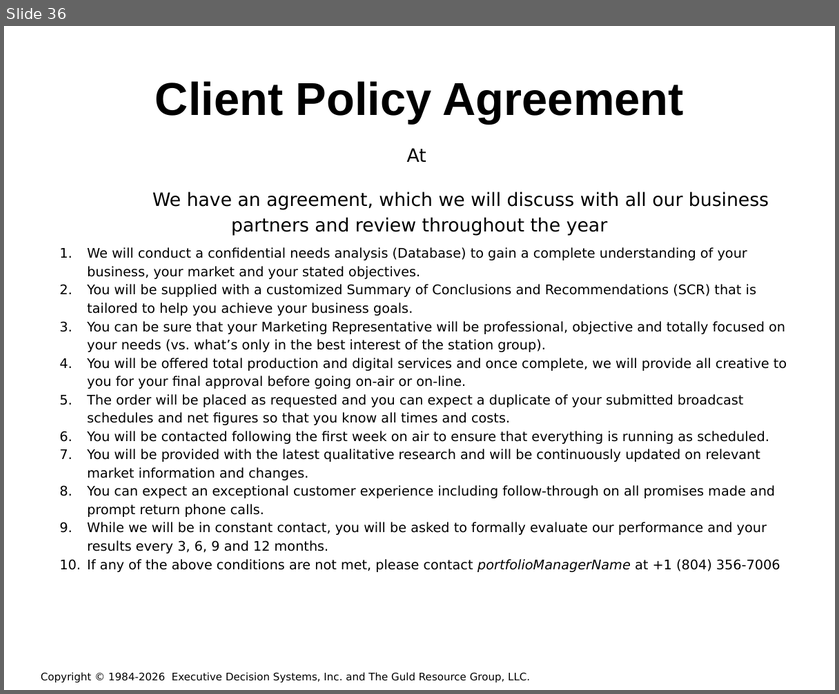
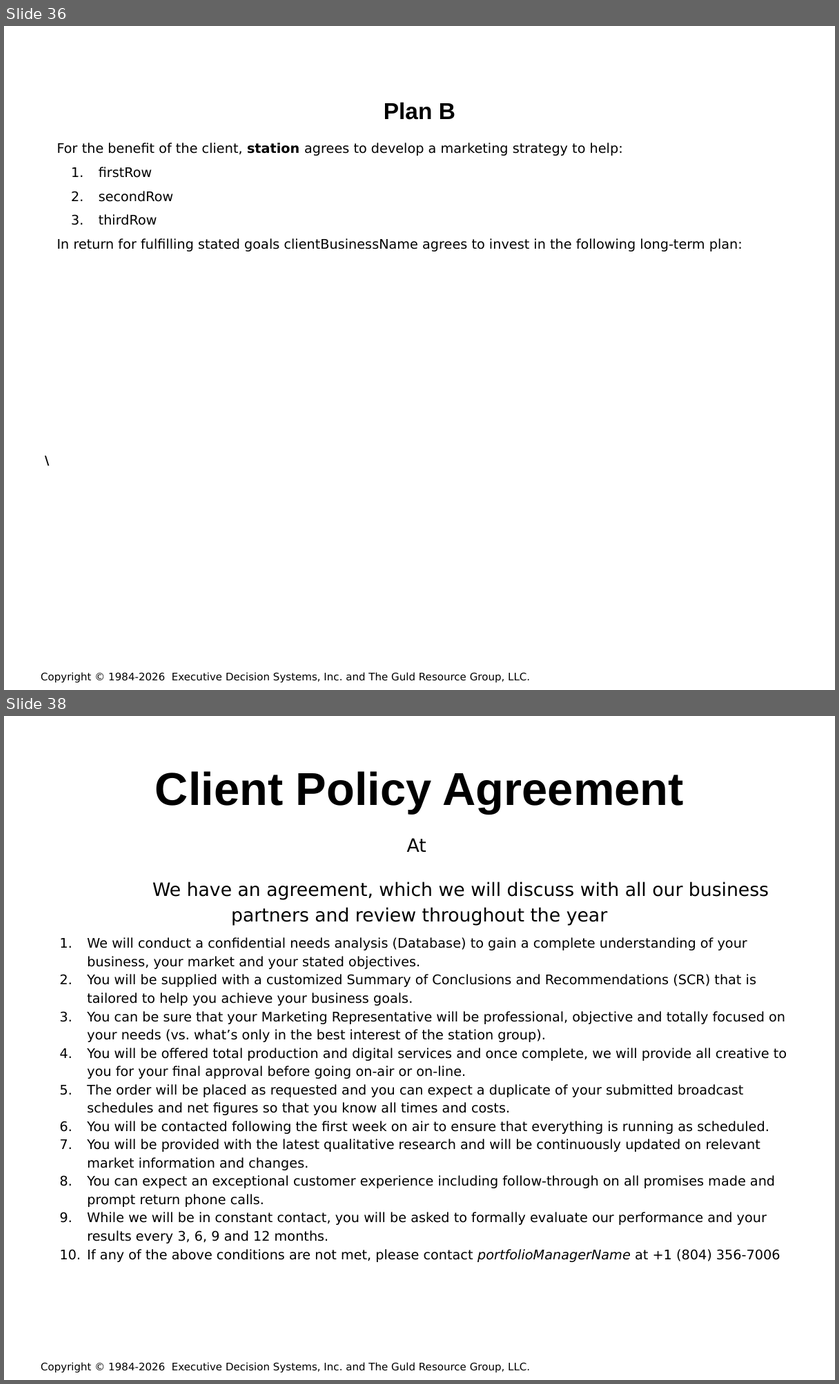
Before and after one commit to hintonandrew510/wizardfrontend, a slide deck: mavenprojectSCR/src/main/resources/powerpointtemplate/tvTemplate.pptx. Shown one above the other, each under a label of ours: slide 36 before the commit, slides 36 and 38 after it; the slides between them are not shown. The pictures are 839x694 and 839x1384 pixels, drawn with LibreOffice and Linux fonts; fonts in the diff are those of the drawing; background and template pictures are left out. Boxes give left, top, right and bottom in pixels: in the first picture for what was removed or moved away, otherwise in the second. Text is boxed around its words. In the diff, an @@ line names an element or a change of style, - is before the commit and + after.

```diff
--- a/mavenprojectSCR/src/main/resources/powerpointtemplate/tvTemplate.pptx
+++ b/mavenprojectSCR/src/main/resources/powerpointtemplate/tvTemplate.pptx
@@ slide 36 added at (x1=4, y1=26, x2=835, y2=690), background picture (left out); not listed: 1 template element that a slide beside it also shows @@
@@ title added at (x1=383, y1=102, x2=455, y2=120), 20 pt, text #000000, bold @@
+Plan B
@@ text added at (x1=57, y1=143, x2=742, y2=252), 11.5 pt, text #000000 @@
+For the benefit of the client, station agrees to develop a marketing strategy to help:
+1. firstRow
+2. secondRow
+3. thirdRow
+In return for fulfilling stated goals clientBusinessName agrees to invest in the following long-term plan:
@@ text added at (x1=36, y1=450, x2=802, y2=470), 10.5 pt, text #000000, bold @@
+\
@@ what was slide 36 is now slide 38 @@
```
Also in this commit, not shown: 2 slides changed, 1 other slide added, 7 other files.
